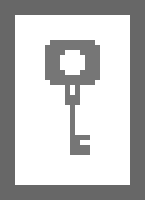
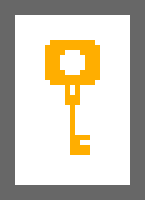
Layered file, before and after one edit (145x200). Changes by layer:
painted on "Calque 1" over [45, 40, 100, 155]
